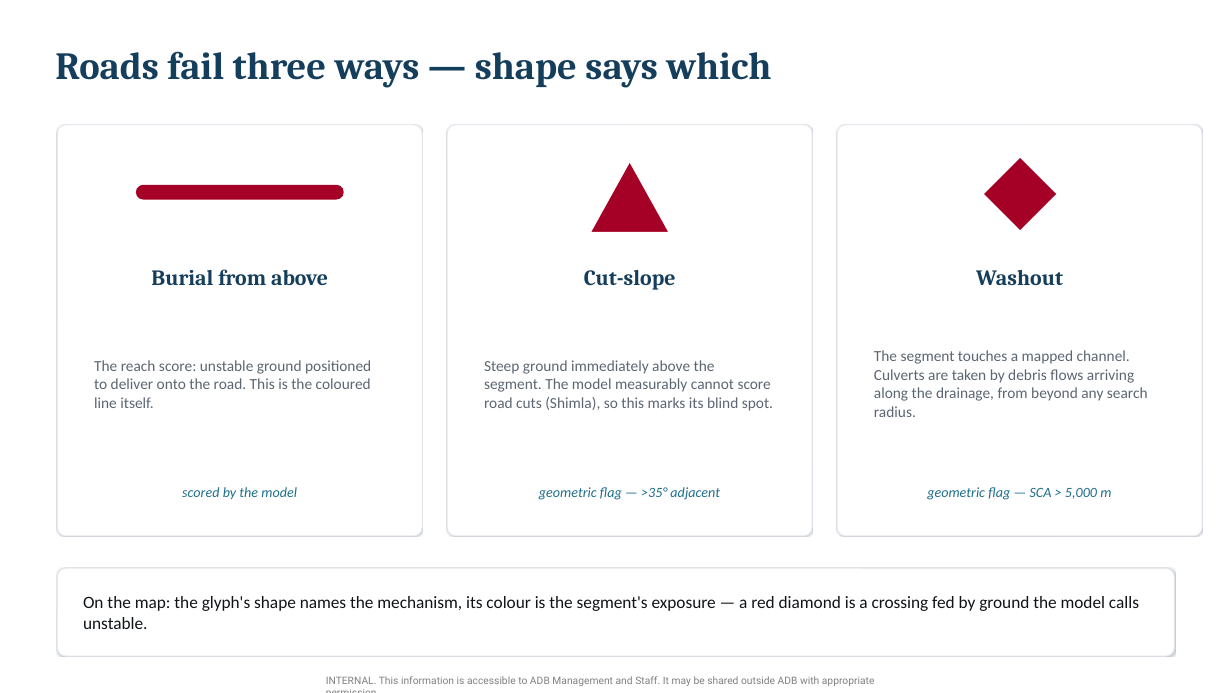
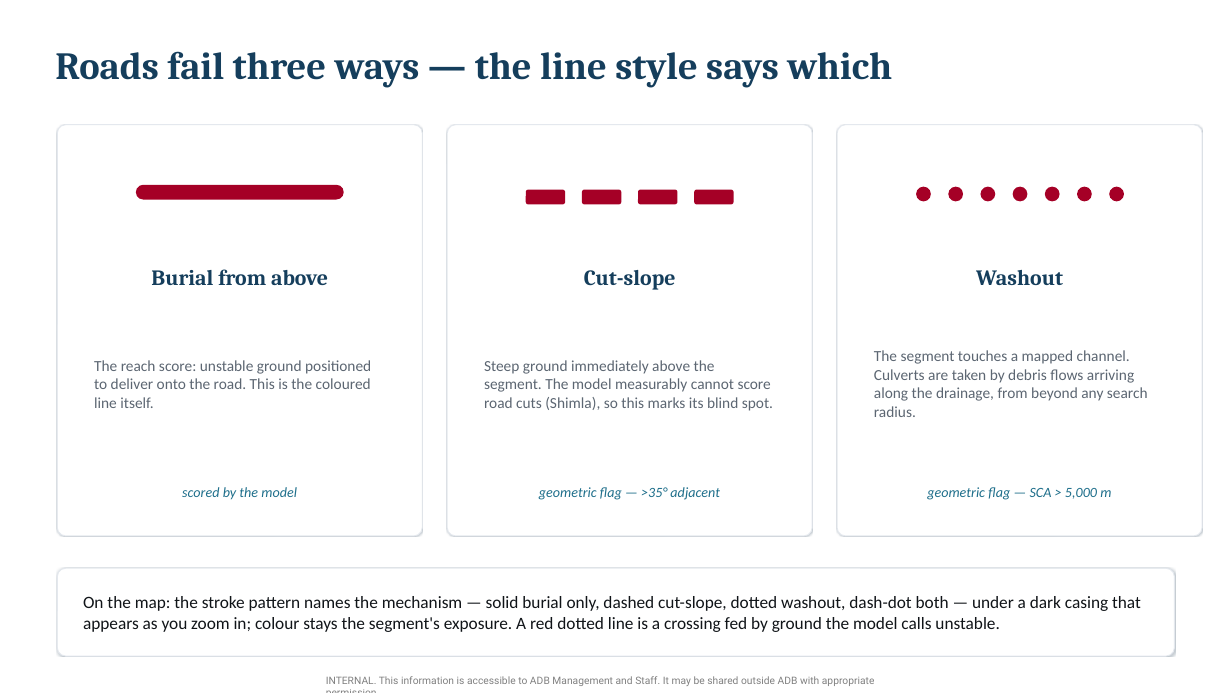
Before and after one commit to ntwarakavi/Himalayas_LandslideRisk, a slide deck: slide 7 of docs/H-SIM_overview.pptx. Drawn at 1232x693 pixels with LibreOffice and Linux fonts; fonts in the diff are those of the drawing. Boxes give left, top, right and bottom in pixels: in the first picture for what was removed or moved away, otherwise in the second. Text is boxed around its words. In the diff, an @@ line names an element or a change of style, - is before the commit and + after.

```diff
--- a/docs/H-SIM_overview.pptx
+++ b/docs/H-SIM_overview.pptx
@@ text at (55, 51, 892, 88): text changed @@
-Roads fail three ways — shape says which
+Roads fail three ways — the line style says which
@@ triangle removed at (591, 162, 669, 233) @@
@@ diamond removed at (983, 157, 1057, 231) @@
@@ rounded rectangle added at (526, 189, 566, 204), fill #A50026 @@
@@ rounded rectangle added at (582, 189, 622, 204), fill #A50026 @@
@@ rounded rectangle added at (639, 189, 678, 204), fill #A50026 @@
@@ rounded rectangle added at (694, 189, 734, 204), fill #A50026 @@
@@ ellipse added at (916, 187, 931, 201), fill #A50026 @@
@@ ellipse added at (948, 187, 963, 201), fill #A50026 @@
@@ ellipse added at (981, 187, 995, 201), fill #A50026 @@
@@ ellipse added at (1013, 187, 1028, 201), fill #A50026 @@
@@ ellipse added at (1045, 187, 1060, 201), fill #A50026 @@
@@ ellipse added at (1078, 187, 1092, 201), fill #A50026 @@
@@ ellipse added at (1110, 187, 1125, 201), fill #A50026 @@
@@ text at (83, 596, 1141, 632): text changed @@
-On the map: the glyph's shape names the mechanism, its colour is the segment's exposure — a red diamond is a crossing fed by ground the model calls unstable.
+On the map: the stroke pattern names the mechanism — solid burial only, dashed cut-slope, dotted washout, dash-dot both — under a dark casing that appears as you zoom in; colour stays the segment's exposure. A red dotted line is a crossing fed by ground the model calls unstable.
```
Also in this commit, not shown: 5 other slides changed.
